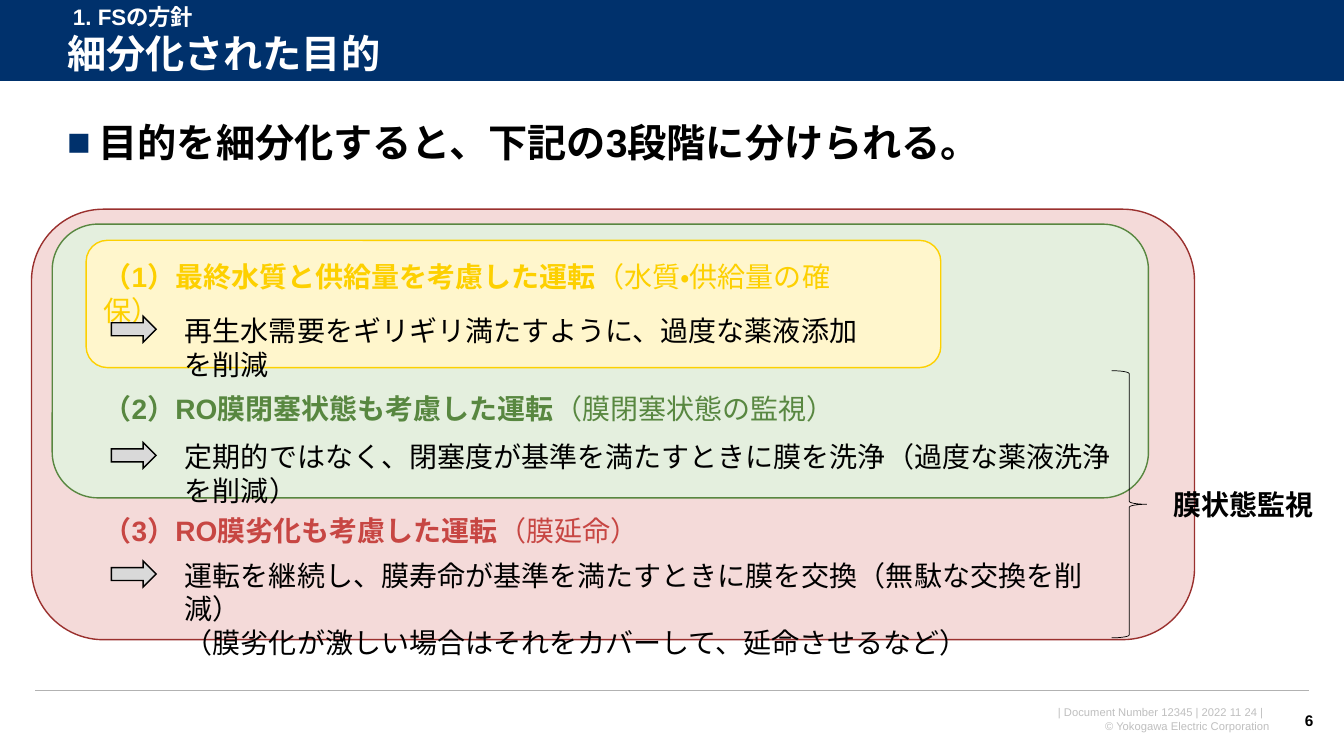
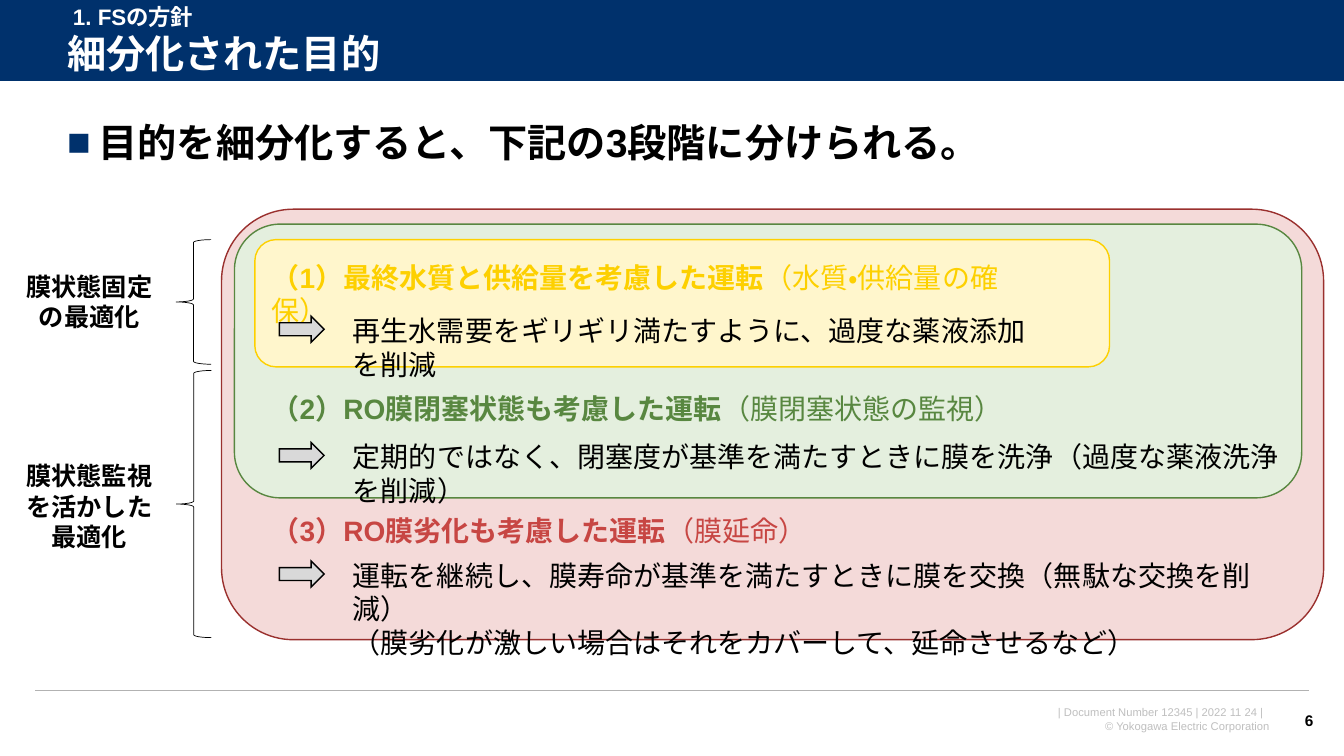
Before and after one commit to watarukumagai-git/opt, a slide deck: slide 6 of Reuse_Water/221124_米国再生水NAWI RO膜解析・最適化FS相談_rev.0.pptx. Drawn at 1344x756 pixels with LibreOffice and Linux fonts; fonts in the diff are those of the drawing; background and template pictures are left out. Boxes give left, top, right and bottom in pixels: in the first picture for what was removed or moved away, otherwise in the second. Text is boxed around its words. In the diff, an @@ line names an element or a change of style, - is before the commit and + after.

```diff
--- a/Reuse_Water/221124_米国再生水NAWI RO膜解析・最適化FS相談_rev.0.pptx
+++ b/Reuse_Water/221124_米国再生水NAWI RO膜解析・最適化FS相談_rev.0.pptx
@@ rounded rectangle: place and size @@
-rounded rectangle at bbox=[31, 210, 1195, 640]
+rounded rectangle at bbox=[222, 210, 1324, 640]
@@ rounded rectangle: place and size @@
-rounded rectangle at bbox=[52, 224, 1149, 498]
+rounded rectangle at bbox=[235, 224, 1303, 498]
@@ right brace added at bbox=[175, 240, 211, 365], outline #000000 0.5 pt @@
@@ text at bbox=[26, 274, 152, 329]: text changed; size 20 to 18 pt @@
-膜状態監視
+膜状態固定の最適化
@@ right brace at bbox=[176, 371, 212, 638]: rotation 0 to 180 degrees @@
@@ text added at bbox=[26, 463, 152, 549], 18 pt, text #000000, bold @@
+膜状態監視を活かした
+最適化
@@ 6 texts, 3 down arrows, 1 rounded rectangle: place and size @@
-6 texts, 3 down arrows, 1 rounded rectangle at bbox=[86, 240, 1110, 656]
+6 texts, 3 down arrows, 1 rounded rectangle at bbox=[255, 240, 1278, 656]
```
Also in this commit, not shown: 7 other slides changed, 2 slides added, 1 other file.
